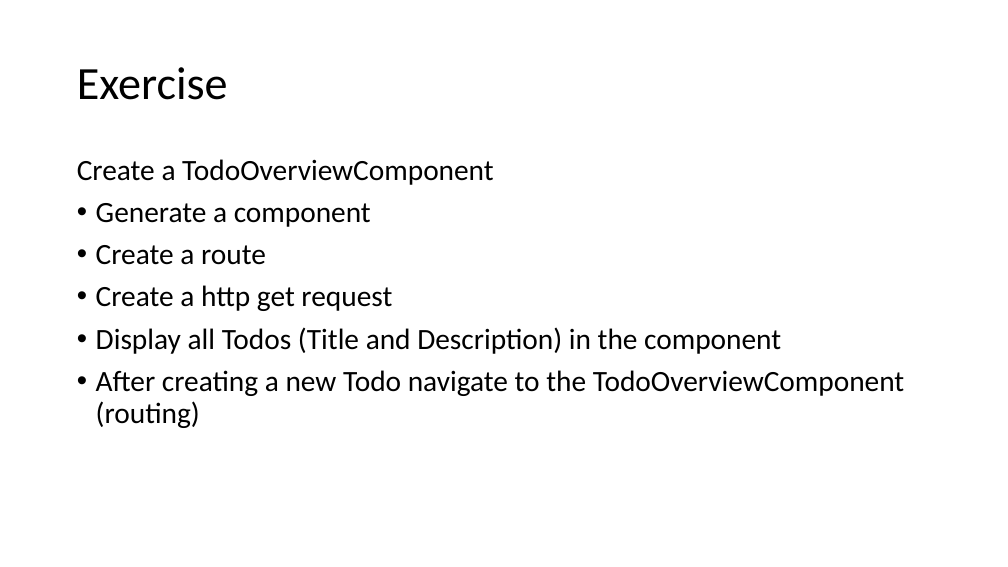
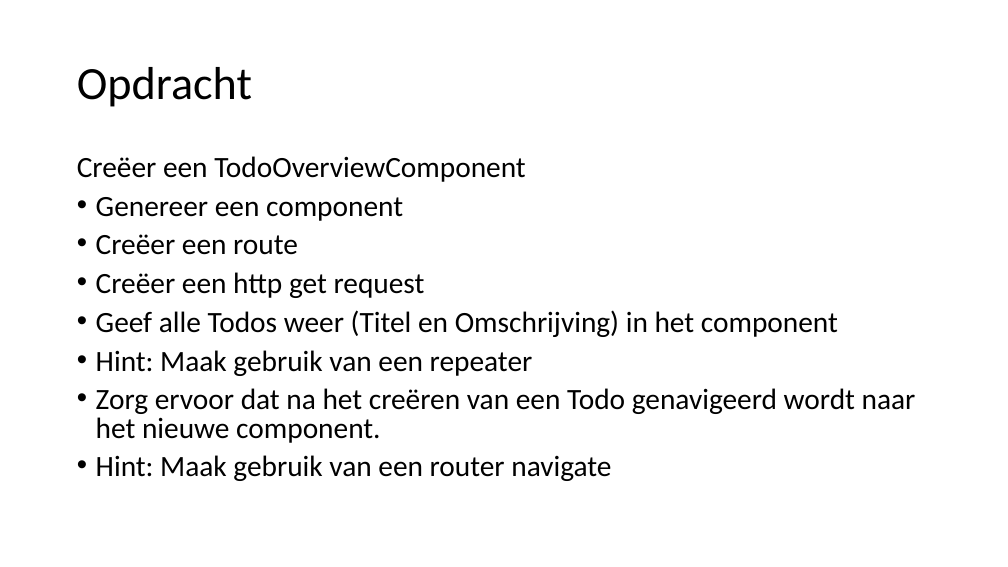
Before and after one commit to spirit-coding/todo-app-aj33349, a slide deck: slide 38 of Angular2.pptx. Drawn at 1008x567 pixels with LibreOffice and Linux fonts; fonts in the diff are those of the drawing. Boxes give left, top, right and bottom in pixels: in the first picture for what was removed or moved away, otherwise in the second. Text is boxed around its words. In the diff, an @@ line names an element or a change of style, - is before the commit and + after.

```diff
--- a/Angular2.pptx
+++ b/Angular2.pptx
@@ title at [77,67,252,107]: text changed @@
-Exercise
+Opdracht
@@ text at [77,156,916,481]: text changed @@
-Create a TodoOverviewComponent
-• Generate a component
-• Create a route
-• Create a http get request
-• Display all Todos (Title and Description) in the component
-• After creating a new Todo navigate to the TodoOverviewComponent (routing)
+Creëer een TodoOverviewComponent
+• Genereer een component
+• Creëer een route
+• Creëer een http get request
+• Geef alle Todos weer (Titel en Omschrijving) in het component
+• Hint: Maak gebruik van een repeater
+• Zorg ervoor dat na het creëren van een Todo genavigeerd wordt naar het nieuwe component.
+• Hint: Maak gebruik van een router navigate
```
Also in this commit, not shown: 5 other slides changed, 1 slide added, 2 slides removed.
